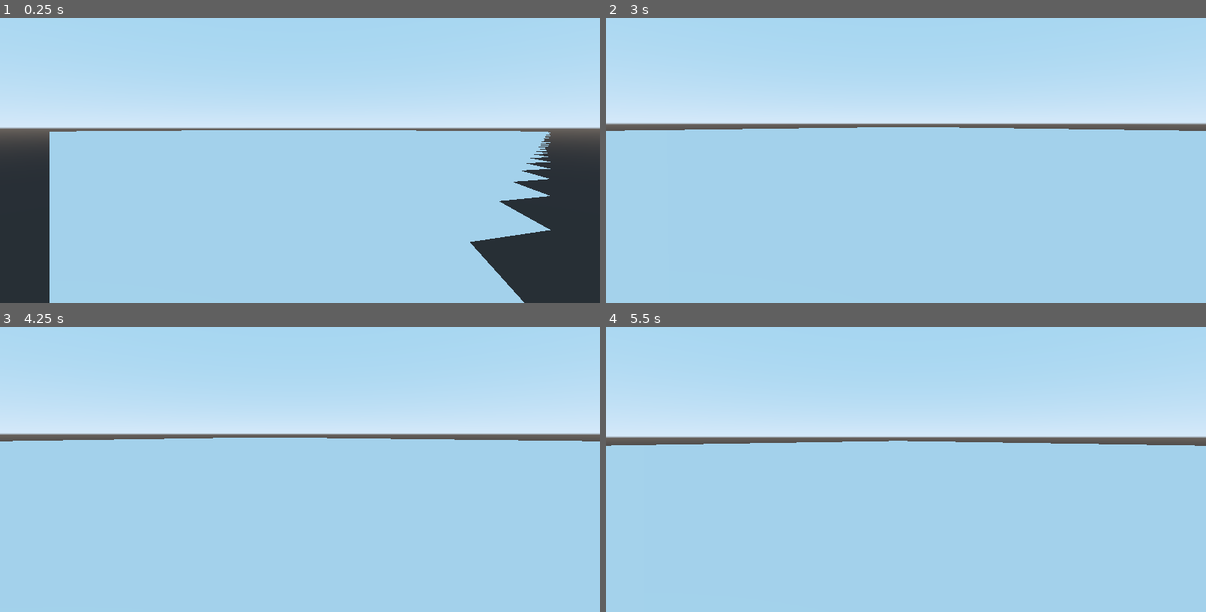
Above: before the commit, frames 1-4 (two rows, left to right).
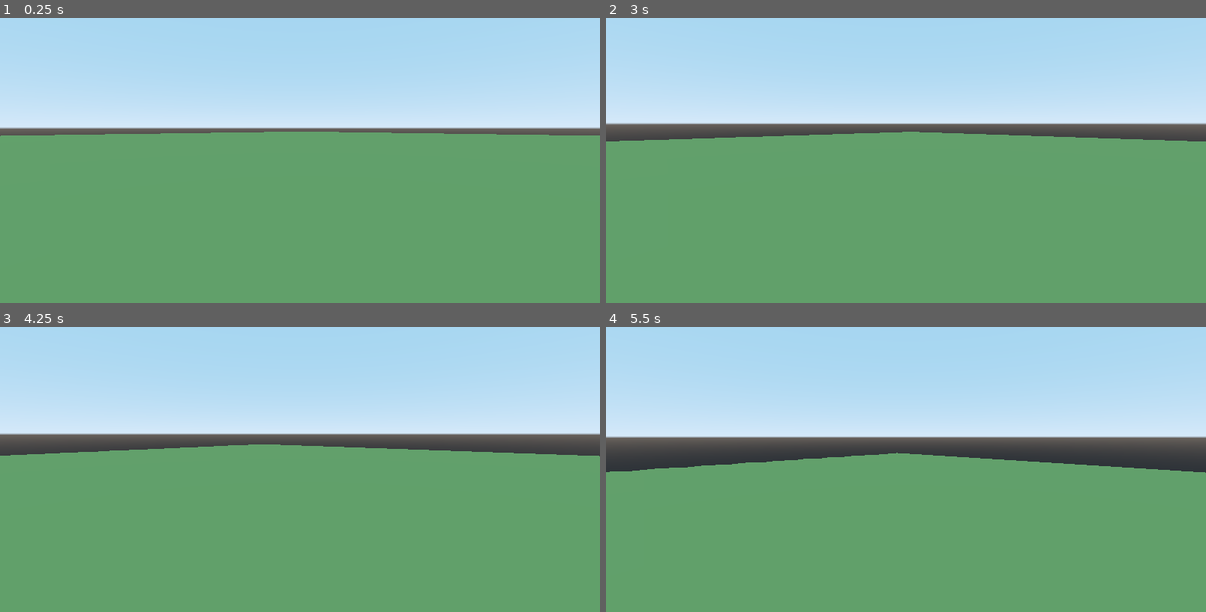
Above: after the commit, the same moments.

Repository: MichaelReel/Terrain_Scratch_2023
Game: Godot game, scene res://Main.tscn
The game is run twice, just before and just after one commit, with the same random seed, the same clock (stepped at 60 frames per second) and the same inputs.
Inputs (mouse positions are in pixels of both pictures, inside the frame that each line leads up to):
- Up to frame 1 (0.25 s): no input
- Up to frame 2 (3 s): tap Enter at 0.5 s; move the mouse to (936, 126) at 0.52 s; hold W (forward) from 0.53 s (still down); move the mouse to (876, 129) at 1.27 s; tap Space (up) at 2 s; move the mouse to (918, 120) at 2.02 s; move the mouse to (900, 134) at 2.77 s
- Up to frame 3 (4.25 s): keep holding W (forward); move the mouse to (342, 441) at 3.52 s
- Up to frame 4 (5.5 s): keep holding W (forward); move the mouse to (858, 432) at 4.27 s; move the mouse to (912, 438) at 5.02 s

The runs differ from the first frame. In frame 1, 60% of the frame differs, in the area x 0-100%, y 39-100%; in frame 2, 61%, in the area x 0-100%, y 38-100%; in frame 3, 61%; in frame 4, 59%.

Commit message:
Tidying a couple of small things Introduced a pre-gen mesh (for placement, sort of) Added a shader so color is drawn

Diff:
--- a/Main.tscn
+++ b/Main.tscn
@@ -9,3 +9,7 @@
 
 [node name="FlyingCamera" parent="." instance=ExtResource( 2 )]
 transform = Transform( -0.707107, 0, -0.707107, 0, 1, 0, 0.707107, 0, -0.707107, 0, 10, 0 )
+
+[node name="DirectionalLight" type="DirectionalLight" parent="."]
+transform = Transform( 1, 0, 0, 0, -4.37114e-08, 1, 0, -1, -4.37114e-08, 0, 0, 0 )
+light_color = Color( 0.913725, 0.870588, 0.8, 1 )
--- a/lib/geometry/Grid.gd
+++ b/lib/geometry/Grid.gd
@@ -16,8 +16,9 @@
 	_color = color
 	_tri_height = sqrt(0.75) * _tri_side
 	# Find the number of rows to keep the mesh roughly square
-	var row_width: float = (row_points - 0.5) * _tri_side
-	var row_count: int = int(floor(row_width / _tri_height)) + 1
+	var row_width: float = (row_points + 0.5) * _tri_side
+	var row_count: int = int(row_width / _tri_height)
+	var mesh_center: float = edge_size * row_points / 2.0
 
 	# Lay out points
 	for row_ind in range(row_count):
@@ -26,7 +27,7 @@
 		var y: float = _tri_height * row_ind
 		for col_ind in range(row_points):
 			var x: float = offset + (_tri_side * col_ind)
-			var new_point = Vertex.new(x, y)
+			var new_point = Vertex.new(x - mesh_center, y - mesh_center)
 			point_row.append(new_point)
 		_grid_points.append(point_row)
 
--- a/view/IslandMesh.gd
+++ b/view/IslandMesh.gd
@@ -1,8 +1,10 @@
 extends MeshInstance
 
+export (float) var edge_length: float = 10.0
+export (int) var edges_across: int = 100
+
 func _ready() -> void:
-
-	var grid = Grid.new(10.0, 100, Color8(255,255,255,255))
+	var grid = Grid.new(edge_length, edges_across, Color8(24,64,24,255))
 	var island_mesh: Mesh = get_mesh_from_grid(grid)
 	set_mesh(island_mesh)
 
--- a/view/IslandMesh.tscn
+++ b/view/IslandMesh.tscn
@@ -1,6 +1,21 @@
-[gd_scene load_steps=2 format=2]
+[gd_scene load_steps=5 format=2]
 
 [ext_resource path="res://view/IslandMesh.gd" type="Script" id=1]
 
+[sub_resource type="PlaneMesh" id=3]
+size = Vector2( 1000, 1000 )
+
+[sub_resource type="Shader" id=4]
+code = "shader_type spatial;
+
+void fragment() {
+	ALBEDO = vec3(COLOR[0], COLOR[1], COLOR[2]);
+}"
+
+[sub_resource type="ShaderMaterial" id=5]
+shader = SubResource( 4 )
+
 [node name="IslandMesh" type="MeshInstance"]
+mesh = SubResource( 3 )
+material/0 = SubResource( 5 )
 script = ExtResource( 1 )
